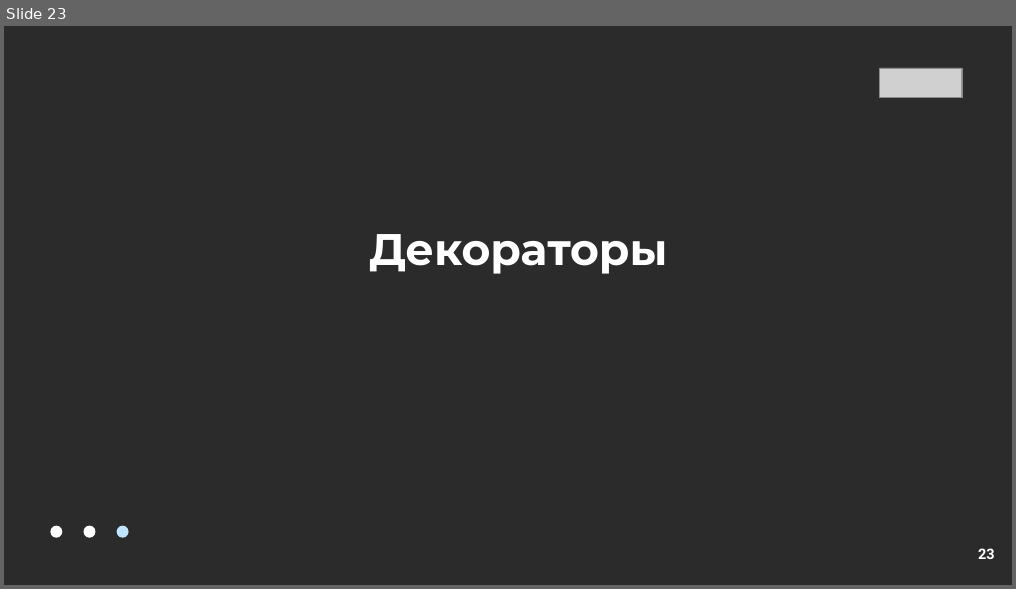
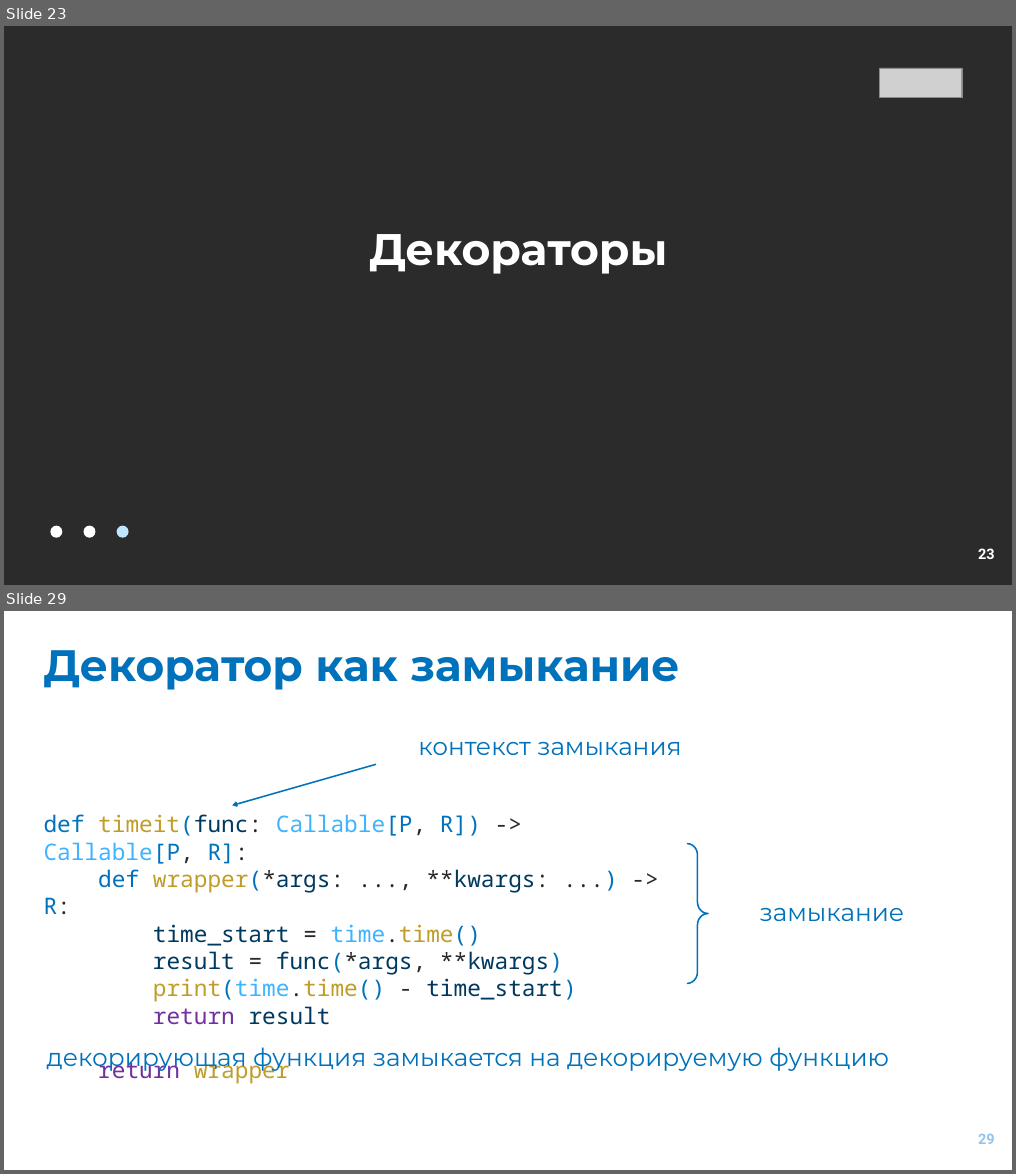
Before and after one commit to EvgrafovMichail/python_mipt_dafe, a slide deck: lessons/sem01/lesson08/decorators.pptx. Shown one above the other, each under a label of ours: slide 23 before the commit, slides 23 and 29 after it; the slides between them are not shown. The pictures are 1016x589 and 1016x1174 pixels, drawn with LibreOffice and Linux fonts; fonts in the diff are those of the drawing; grey boxes stand for pictures; background and template pictures are left out; a plain dark background stands for a picture behind light text. Boxes give left, top, right and bottom in pixels: in the first picture for what was removed or moved away, otherwise in the second. Text is boxed around its words. In the diff, an @@ line names an element or a change of style, - is before the commit and + after.

```diff
--- a/lessons/sem01/lesson08/decorators.pptx
+++ b/lessons/sem01/lesson08/decorators.pptx
@@ slide 29 added at bbox=[4, 611, 1012, 1170], background #FFFFFF @@
@@ title added at bbox=[44, 650, 679, 690], 85 pt, text #0072BC, bold @@
+Декоратор как замыкание
@@ text added at bbox=[418, 741, 681, 755], 48 pt, text #0072BC @@
+контекст замыкания
@@ arrow added from (376, 764) to (232, 805), #0072BC 3 pt @@
@@ text added at bbox=[44, 814, 576, 1025], 44 pt, text #00395E @@
+def timeit(func: Callable[P, R]) -> Callable[P, R]:
+def wrapper(*args: ..., **kwargs: ...) -> R:
+time_start = time.time()
+result = func(*args, **kwargs)
+print(time.time() - time_start)
+return result
+return wrapper
@@ right brace added at bbox=[687, 843, 708, 983], outline #0072BC 3 pt @@
@@ text added at bbox=[760, 907, 905, 921], 48 pt, text #0072BC @@
+замыкание
@@ text added at bbox=[47, 1047, 889, 1072], 48 pt, text #0072BC @@
+декорирующая функция замыкается на декорируемую функцию
@@ page number added at bbox=[978, 1133, 995, 1144], 28 pt, text #92C5EB, bold @@
+29
```
Also in this commit, not shown: 6 slides changed, 15 other slides added, 6 slides removed.
